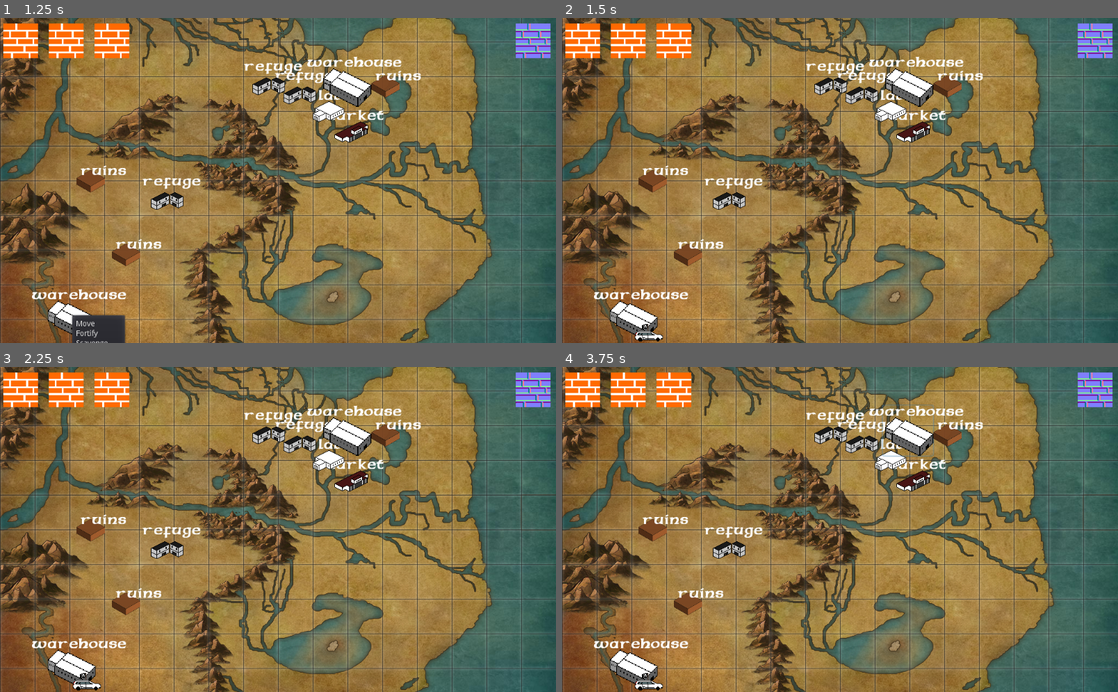
Above: before the commit, frames 1-4 (two rows, left to right).
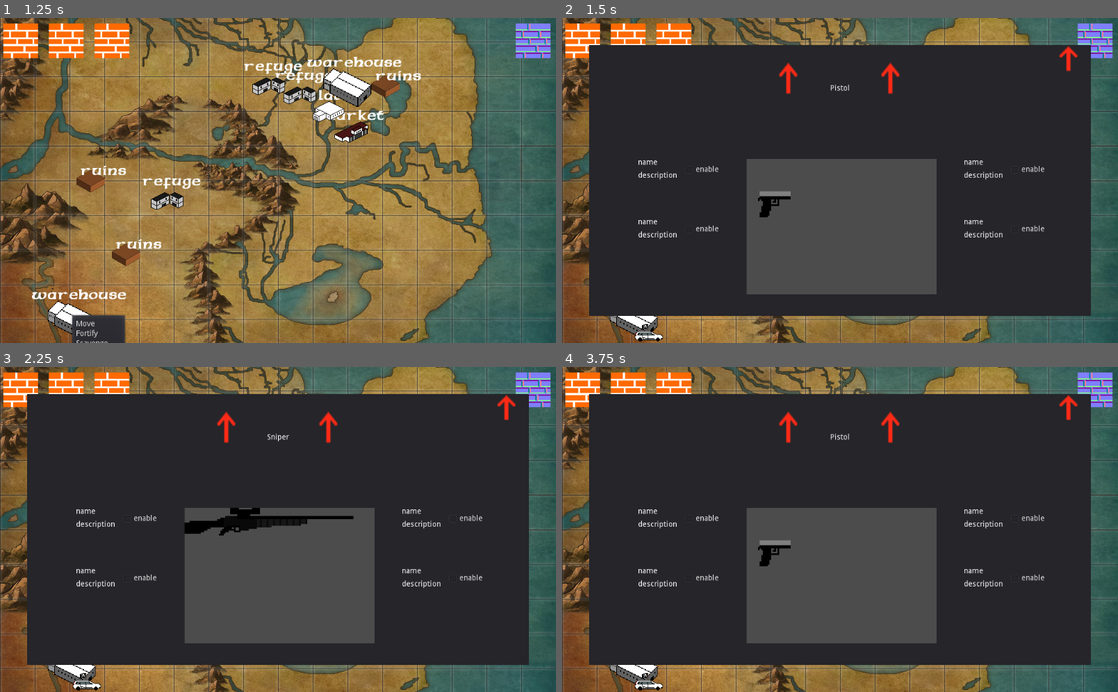
Above: after the commit, the same moments.

Repository: fedzdev/gameoff
Game: Godot game, scene res://Tests/testgame.tscn
Two runs of this game, one before a commit and one after it. Both use one fixed random seed, a clock stepped at 60 frames per second and the inputs below. This scene is started directly instead of the project's main scene. Sound files missing from this copy of the repository are replaced by a short silence.
Inputs (mouse positions are in pixels of both pictures, inside the frame that each line leads up to):
- Up to frame 1 (1.25 s): click (72, 313) at 0.52 s
- Up to frame 2 (1.5 s): click (673, 40) at 1.25 s
- Up to frame 3 (2.25 s): click (227, 438) at 2.02 s
- Up to frame 4 (3.75 s): click (890, 438) at 2.77 s; click (706, 519) at 3.5 s, where only the run after the commit has a clickable "enable"

Frame 1 is identical in both runs. In frame 2, 72% of the frame differs, in the area x 4-96%, y 8-92%; in frame 3, 72%; in frame 4, 72%.
Error after the commit: Invalid set index 'animation' (on base: 'null instance') with value of type 'String'. (res://Scripts/TemplateGunUpgrade.gd:20)

Commit message:
where game
where game

Diff:
--- a/Scenes/Map_GUI.tscn
+++ b/Scenes/Map_GUI.tscn
@@ -60,3 +60,4 @@
 "_edit_use_anchors_": false
 }
 [connection signal="pressed" from="HBoxContainer/HBoxContainer/MenuButton" to="." method="_on_MenuButton_pressed"]
+[connection signal="pressed" from="HBoxContainer/HBoxContainer/ResearchButton" to="." method="_on_ResearchButton_pressed"]
--- a/Scenes/ResearchScene.tscn
+++ b/Scenes/ResearchScene.tscn
@@ -1,8 +1,9 @@
-[gd_scene load_steps=4 format=2]
+[gd_scene load_steps=5 format=2]
 
 [ext_resource path="res://Scenes/ParentScene.tscn" type="PackedScene" id=1]
 [ext_resource path="res://Assets/arrow.png" type="Texture" id=2]
 [ext_resource path="res://Scripts/ResearchScene.gd" type="Script" id=3]
+[ext_resource path="res://Scenes/TemplateGunUpgrade.tscn" type="PackedScene" id=4]
 
 [node name="ResearchScene" instance=ExtResource( 1 )]
 script = ExtResource( 3 )
@@ -57,5 +58,24 @@
 mouse_default_cursor_shape = 2
 texture_normal = ExtResource( 2 )
 expand = true
+
+[node name="Control" type="Control" parent="Panel" index="2"]
+anchor_left = 0.5
+anchor_top = 0.5
+anchor_right = 0.5
+anchor_bottom = 0.5
+margin_left = -372.0
+margin_top = -70.0
+margin_right = -372.0
+margin_bottom = -70.0
+__meta__ = {
+"_edit_use_anchors_": false
+}
+
+[node name="TemplateGunUpgrade" parent="Panel/Control" index="0" instance=ExtResource( 4 )]
+anchor_right = 0.0
+anchor_bottom = 0.0
+margin_right = 0.0
+margin_bottom = 0.0
 [connection signal="pressed" from="Panel/CenterContainer/HBoxContainer/LeftButton" to="." method="_on_LeftButton_pressed"]
 [connection signal="pressed" from="Panel/CenterContainer/HBoxContainer/RightButton" to="." method="_on_RightButton_pressed"]
--- a/Scenes/TemplateGunUpgrade.tscn
+++ b/Scenes/TemplateGunUpgrade.tscn
@@ -1,10 +1,325 @@
-[gd_scene format=2]
-
-[node name="TemplateGunUpgrade" type="Control"]
-anchor_right = 1.0
-anchor_bottom = 1.0
-margin_right = -324.0
+[gd_scene load_steps=3 format=2]
+
+[ext_resource path="res://Scripts/TemplateGunUpgrade.gd" type="Script" id=1]
+[ext_resource path="res://Scenes/Pistol.tscn" type="PackedScene" id=2]
+
+[node name="TemplateGunUpgrade" type="Control" groups=[
+"TemplateGUI",
+]]
+anchor_right = 1.0
+anchor_bottom = 1.0
+margin_right = -323.0
 margin_bottom = -300.0
-__meta__ = {
-"_edit_use_anchors_": false
-}
+script = ExtResource( 1 )
+__meta__ = {
+"_edit_use_anchors_": false
+}
+
+[node name="HBoxContainer" type="HBoxContainer" parent="."]
+anchor_right = 1.0
+anchor_bottom = 1.0
+margin_top = 30.0
+margin_bottom = -30.0
+mouse_filter = 0
+custom_constants/separation = 50
+alignment = 1
+__meta__ = {
+"_edit_use_anchors_": false
+}
+
+[node name="RightSide" type="VBoxContainer" parent="HBoxContainer"]
+margin_right = 150.0
+margin_bottom = 250.0
+custom_constants/separation = 50
+
+[node name="ButtonContainer" type="Control" parent="HBoxContainer/RightSide"]
+margin_right = 150.0
+margin_bottom = 60.0
+rect_min_size = Vector2( 150, 60 )
+__meta__ = {
+"_edit_use_anchors_": false
+}
+
+[node name="CenterContainer" type="CenterContainer" parent="HBoxContainer/RightSide/ButtonContainer"]
+__meta__ = {
+"_edit_use_anchors_": false
+}
+
+[node name="HBoxContainer" type="HBoxContainer" parent="HBoxContainer/RightSide/ButtonContainer/CenterContainer"]
+margin_right = 162.0
+margin_bottom = 40.0
+custom_constants/separation = 10
+
+[node name="VBoxContainer" type="VBoxContainer" parent="HBoxContainer/RightSide/ButtonContainer/CenterContainer/HBoxContainer"]
+margin_right = 72.0
+margin_bottom = 40.0
+custom_constants/separation = 10
+
+[node name="UpgradeName" type="Label" parent="HBoxContainer/RightSide/ButtonContainer/CenterContainer/HBoxContainer/VBoxContainer"]
+margin_right = 72.0
+margin_bottom = 14.0
+text = "name"
+__meta__ = {
+"_edit_use_anchors_": false
+}
+
+[node name="UpgradeDescription" type="Label" parent="HBoxContainer/RightSide/ButtonContainer/CenterContainer/HBoxContainer/VBoxContainer"]
+margin_top = 24.0
+margin_right = 72.0
+margin_bottom = 38.0
+text = "description"
+__meta__ = {
+"_edit_use_anchors_": false
+}
+
+[node name="CheckButton1" type="CheckBox" parent="HBoxContainer/RightSide/ButtonContainer/CenterContainer/HBoxContainer"]
+margin_left = 82.0
+margin_right = 162.0
+margin_bottom = 40.0
+rect_min_size = Vector2( 80, 40 )
+mouse_filter = 1
+mouse_default_cursor_shape = 2
+text = "enable"
+__meta__ = {
+"_edit_use_anchors_": false
+}
+
+[node name="PurchaseButton1" type="Button" parent="HBoxContainer/RightSide/ButtonContainer" groups=[
+"PurchaseButtons",
+]]
+anchor_right = 1.0
+anchor_bottom = 1.0
+margin_left = -10.0
+mouse_filter = 1
+mouse_default_cursor_shape = 2
+flat = true
+__meta__ = {
+"_edit_use_anchors_": false
+}
+
+[node name="ButtonContainer2" type="Control" parent="HBoxContainer/RightSide"]
+margin_top = 110.0
+margin_right = 150.0
+margin_bottom = 170.0
+rect_min_size = Vector2( 150, 60 )
+__meta__ = {
+"_edit_use_anchors_": false
+}
+
+[node name="CenterContainer" type="CenterContainer" parent="HBoxContainer/RightSide/ButtonContainer2"]
+__meta__ = {
+"_edit_use_anchors_": false
+}
+
+[node name="HBoxContainer" type="HBoxContainer" parent="HBoxContainer/RightSide/ButtonContainer2/CenterContainer"]
+margin_right = 162.0
+margin_bottom = 40.0
+custom_constants/separation = 10
+
+[node name="VBoxContainer" type="VBoxContainer" parent="HBoxContainer/RightSide/ButtonContainer2/CenterContainer/HBoxContainer"]
+margin_right = 72.0
+margin_bottom = 40.0
+custom_constants/separation = 10
+
+[node name="UpgradeName" type="Label" parent="HBoxContainer/RightSide/ButtonContainer2/CenterContainer/HBoxContainer/VBoxContainer"]
+margin_right = 72.0
+margin_bottom = 14.0
+text = "name"
+__meta__ = {
+"_edit_use_anchors_": false
+}
+
+[node name="UpgradeDescription" type="Label" parent="HBoxContainer/RightSide/ButtonContainer2/CenterContainer/HBoxContainer/VBoxContainer"]
+margin_top = 24.0
+margin_right = 72.0
+margin_bottom = 38.0
+text = "description"
+__meta__ = {
+"_edit_use_anchors_": false
+}
+
+[node name="CheckButton2" type="CheckBox" parent="HBoxContainer/RightSide/ButtonContainer2/CenterContainer/HBoxContainer"]
+margin_left = 82.0
+margin_right = 162.0
+margin_bottom = 40.0
+rect_min_size = Vector2( 80, 40 )
+mouse_filter = 1
+mouse_default_cursor_shape = 2
+text = "enable"
+__meta__ = {
+"_edit_use_anchors_": false
+}
+
+[node name="PurchaseButton2" type="Button" parent="HBoxContainer/RightSide/ButtonContainer2" groups=[
+"PurchaseButtons",
+]]
+anchor_right = 1.0
+anchor_bottom = 1.0
+margin_left = -10.0
+mouse_filter = 1
+mouse_default_cursor_shape = 2
+flat = true
+__meta__ = {
+"_edit_use_anchors_": false
+}
+
+[node name="ViewportContainer" type="ViewportContainer" parent="HBoxContainer"]
+margin_left = 200.0
+margin_right = 550.0
+margin_bottom = 250.0
+grow_vertical = 2
+rect_min_size = Vector2( 350, 250 )
+stretch = true
+stretch_shrink = 3
+__meta__ = {
+"_edit_lock_": true
+}
+
+[node name="Viewport" type="Viewport" parent="HBoxContainer/ViewportContainer"]
+size = Vector2( 116, 83 )
+size_override_stretch = true
+own_world = true
+handle_input_locally = false
+msaa = 1
+usage = 0
+render_target_update_mode = 3
+
+[node name="Pistol" parent="HBoxContainer/ViewportContainer/Viewport" instance=ExtResource( 2 )]
+centered = false
+
+[node name="LeftSide" type="VBoxContainer" parent="HBoxContainer"]
+margin_left = 600.0
+margin_right = 750.0
+margin_bottom = 250.0
+custom_constants/separation = 50
+
+[node name="ButtonContainer3" type="Control" parent="HBoxContainer/LeftSide"]
+margin_right = 150.0
+margin_bottom = 60.0
+rect_min_size = Vector2( 150, 60 )
+__meta__ = {
+"_edit_use_anchors_": false
+}
+
+[node name="CenterContainer" type="CenterContainer" parent="HBoxContainer/LeftSide/ButtonContainer3"]
+__meta__ = {
+"_edit_use_anchors_": false
+}
+
+[node name="HBoxContainer" type="HBoxContainer" parent="HBoxContainer/LeftSide/ButtonContainer3/CenterContainer"]
+margin_right = 162.0
+margin_bottom = 40.0
+custom_constants/separation = 10
+
+[node name="VBoxContainer" type="VBoxContainer" parent="HBoxContainer/LeftSide/ButtonContainer3/CenterContainer/HBoxContainer"]
+margin_right = 72.0
+margin_bottom = 40.0
+custom_constants/separation = 10
+
+[node name="UpgradeName" type="Label" parent="HBoxContainer/LeftSide/ButtonContainer3/CenterContainer/HBoxContainer/VBoxContainer"]
+margin_right = 72.0
+margin_bottom = 14.0
+text = "name"
+__meta__ = {
+"_edit_use_anchors_": false
+}
+
+[node name="UpgradeDescription" type="Label" parent="HBoxContainer/LeftSide/ButtonContainer3/CenterContainer/HBoxContainer/VBoxContainer"]
+margin_top = 24.0
+margin_right = 72.0
+margin_bottom = 38.0
+text = "description"
+__meta__ = {
+"_edit_use_anchors_": false
+}
+
+[node name="CheckButton3" type="CheckBox" parent="HBoxContainer/LeftSide/ButtonContainer3/CenterContainer/HBoxContainer"]
+margin_left = 82.0
+margin_right = 162.0
+margin_bottom = 40.0
+rect_min_size = Vector2( 80, 40 )
+mouse_filter = 1
+mouse_default_cursor_shape = 2
+text = "enable"
+__meta__ = {
+"_edit_use_anchors_": false
+}
+
+[node name="PurchaseButton3" type="Button" parent="HBoxContainer/LeftSide/ButtonContainer3" groups=[
+"PurchaseButtons",
+]]
+anchor_right = 1.0
+anchor_bottom = 1.0
+margin_left = -10.0
+mouse_filter = 1
+mouse_default_cursor_shape = 2
+flat = true
+__meta__ = {
+"_edit_use_anchors_": false
+}
+
+[node name="ButtonContainer4" type="Control" parent="HBoxContainer/LeftSide"]
+margin_top = 110.0
+margin_right = 150.0
+margin_bottom = 170.0
+rect_min_size = Vector2( 150, 60 )
+__meta__ = {
+"_edit_use_anchors_": false
+}
+
+[node name="CenterContainer" type="CenterContainer" parent="HBoxContainer/LeftSide/ButtonContainer4"]
+__meta__ = {
+"_edit_use_anchors_": false
+}
+
+[node name="HBoxContainer" type="HBoxContainer" parent="HBoxContainer/LeftSide/ButtonContainer4/CenterContainer"]
+margin_right = 162.0
+margin_bottom = 40.0
+custom_constants/separation = 10
+
+[node name="VBoxContainer" type="VBoxContainer" parent="HBoxContainer/LeftSide/ButtonContainer4/CenterContainer/HBoxContainer"]
+margin_right = 72.0
+margin_bottom = 40.0
+custom_constants/separation = 10
+
+[node name="UpgradeName" type="Label" parent="HBoxContainer/LeftSide/ButtonContainer4/CenterContainer/HBoxContainer/VBoxContainer"]
+margin_right = 72.0
+margin_bottom = 14.0
+text = "name"
+__meta__ = {
+"_edit_use_anchors_": false
+}
+
+[node name="UpgradeDescription" type="Label" parent="HBoxContainer/LeftSide/ButtonContainer4/CenterContainer/HBoxContainer/VBoxContainer"]
+margin_top = 24.0
+margin_right = 72.0
+margin_bottom = 38.0
+text = "description"
+__meta__ = {
+"_edit_use_anchors_": false
+}
+
+[node name="CheckButton4" type="CheckBox" parent="HBoxContainer/LeftSide/ButtonContainer4/CenterContainer/HBoxContainer"]
+margin_left = 82.0
+margin_right = 162.0
+margin_bottom = 40.0
+rect_min_size = Vector2( 80, 40 )
+mouse_filter = 1
+mouse_default_cursor_shape = 2
+text = "enable"
+__meta__ = {
+"_edit_use_anchors_": false
+}
+
+[node name="PurchaseButton4" type="Button" parent="HBoxContainer/LeftSide/ButtonContainer4" groups=[
+"PurchaseButtons",
+]]
+anchor_right = 1.0
+anchor_bottom = 1.0
+margin_left = -10.0
+mouse_filter = 1
+mouse_default_cursor_shape = 2
+flat = true
+__meta__ = {
+"_edit_use_anchors_": false
+}
--- a/Scripts/Map_GUI.gd
+++ b/Scripts/Map_GUI.gd
@@ -2,8 +2,14 @@
 
 
 const menu_scene = preload("res://Scenes/MenuScene.tscn")
+const research_scene = preload("res://Scenes/ResearchScene.tscn")
 
 
 func _on_MenuButton_pressed():
 	var menu_inst = menu_scene.instance()
 	add_child(menu_inst)
+
+
+func _on_ResearchButton_pressed():
+	var research_inst = research_scene.instance()
+	add_child(research_inst)
--- a/Scripts/ResearchScene.gd
+++ b/Scripts/ResearchScene.gd
@@ -24,7 +24,10 @@
 func update_gun_text():
 	if num_scroll == 0:
 		label.text = "Pistol"
+		get_tree().call_group("TemplateGUI", "ChangeGun", "Pistol")
 	if num_scroll == 1:
 		label.text = "SMG"
+		get_tree().call_group("TemplateGUI", "ChangeGun", "SMG")
 	if num_scroll == 2:
-		label.text = "Snipert"
+		label.text = "Sniper"
+		get_tree().call_group("TemplateGUI", "ChangeGun", "Sniper")
--- a/Scripts/Snyipert.gd
+++ b/Scripts/Snyipert.gd
@@ -4,7 +4,9 @@
 var must_position = 0
 var must_offset = 7
 
+var offsetx = 18
+var positiony = 4
 
 func _ready():
-	offset.x = 18
-	position.y = 4
+	offset.x = offsetx
+	position.y = positiony
--- /dev/null
+++ b/Scripts/TemplateGunUpgrade.gd
@@ -0,0 +1,36 @@
+extends Control
+
+const Pistol = preload("res://Scenes/Pistol.tscn")
+const SMG = preload("res://Scenes/SMG.tscn")
+const Sniper = preload("res://Scenes/Snyipert.tscn")
+
+func _ready():
+#	loadgun()
+#	load gun and based on if load upgrades and names from global
+	pass
+	for button in get_tree().get_nodes_in_group("PurchaseButtons"):
+		button.connect("pressed", self, "_some_button_pressed", [button])
+		button.connect("mouse_entered", self, "_button_hovered", [button])
+
+
+func _some_button_pressed(button):
+	button.hide()
+
+func _button_hovered(button):
+	get_node("HBoxContainer/ViewportContainer/Viewport/SMG").animation = "New Anim"
+
+func ChangeGun(gun):
+	var gun_inst
+	if gun == "Pistol":
+		gun_inst = Pistol.instance()
+	if gun == "SMG":
+		gun_inst = SMG.instance()
+	if gun == "Sniper":
+		gun_inst = Sniper.instance()
+		gun_inst.offsetx = 0
+		gun_inst.positiony = 0
+	get_node("HBoxContainer/ViewportContainer/Viewport").get_child(0).queue_free()
+	gun_inst.centered = false
+#	gun_inst.offsetx = 0
+#	gun_inst.positiony = 0
+	get_node("HBoxContainer/ViewportContainer/Viewport").add_child(gun_inst)
